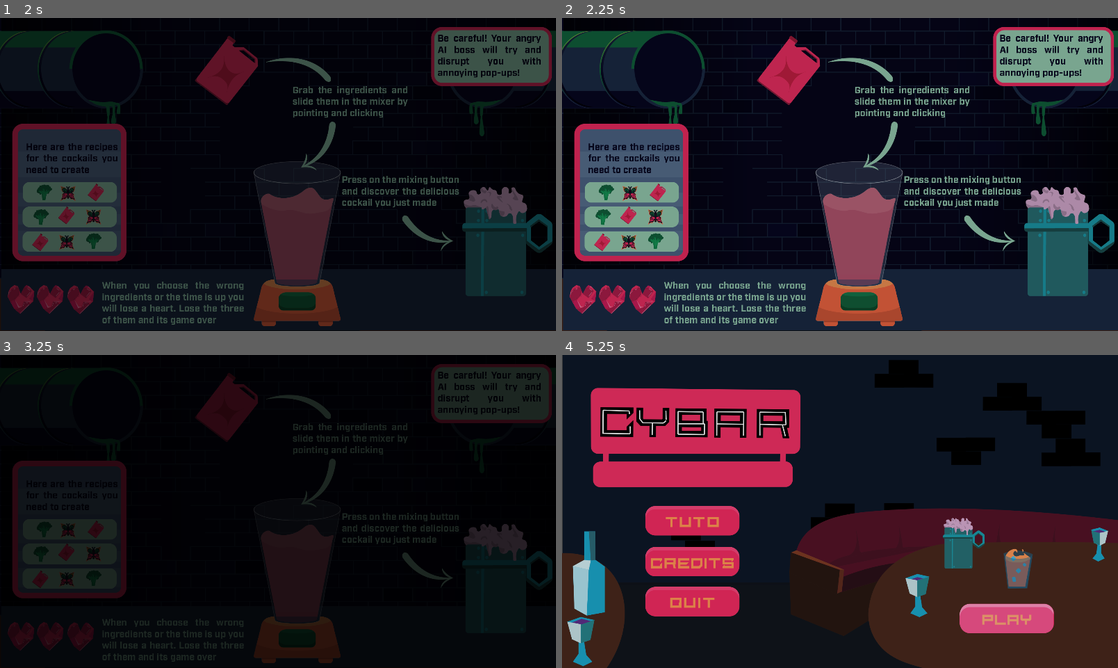
Above: before the commit, frames 1-4 (two rows, left to right).
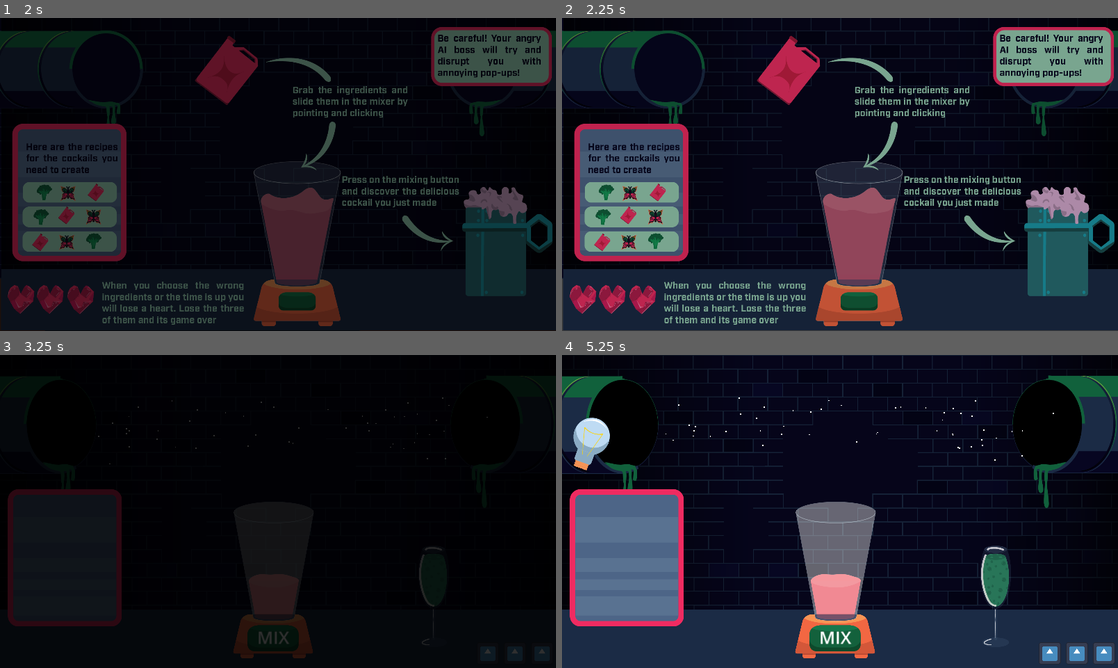
Above: after the commit, the same moments.

Repository: Daxidz/orbital-5-cyberpunk
Game: Godot game, scene res://src/scene_manager.tscn
The game is run twice, just before and just after one commit, with the same random seed, the same clock (stepped at 60 frames per second) and the same inputs. The engine's default icon, where the game draws it, is replaced by a stand-in: a white triangle on a blue panel in a dark square.
Inputs (mouse positions are in pixels of both pictures, inside the frame that each line leads up to):
- Up to frame 1 (2 s): click (444, 280) at 0.5 s; click (444, 280) at 1.25 s
- Up to frame 2 (2.25 s): click (689, 183) at 2 s
- Up to frame 3 (3.25 s): click (127, 520) at 2.77 s
- Up to frame 4 (5.25 s): click (834, 636) at 3.52 s; click (834, 636) at 4.27 s; click (1006, 617) at 5.02 s

Frame 1 is identical in both runs. In frame 2, 0.2% of the frame differs, in the area x 0-100%, y 83-100%; in frame 3, 15%; in frame 4, 66%, in the area x 0-100%, y 0-100%.

Commit message:
sequencing again

Diff:
--- a/src/scene_manager.gd
+++ b/src/scene_manager.gd
@@ -19,6 +19,7 @@
 	if event.is_action_pressed("click"):
 		if state == 1:
 			state = 1
+			$Menu.visible = false
 			$AnimationPlayer.play("fade_in")
 		elif state == 7 or state == 8:
 			state = 10
@@ -53,6 +54,7 @@
 			state = 2
 			print("Launching game")
 #			$Menu.show_tuto(false)
+			$Menu.visible = false
 			$Tuto.visible = false
 			main_scene_tmp = main_scene.instantiate()
 			main_scene_tmp.game_over.connect(_on_Game_over)
@@ -96,7 +98,6 @@
 
 
 func _on_Game_over():
-	print("META GAME OVER")
 	$AnimationPlayer.play("fade_in")
 
 
